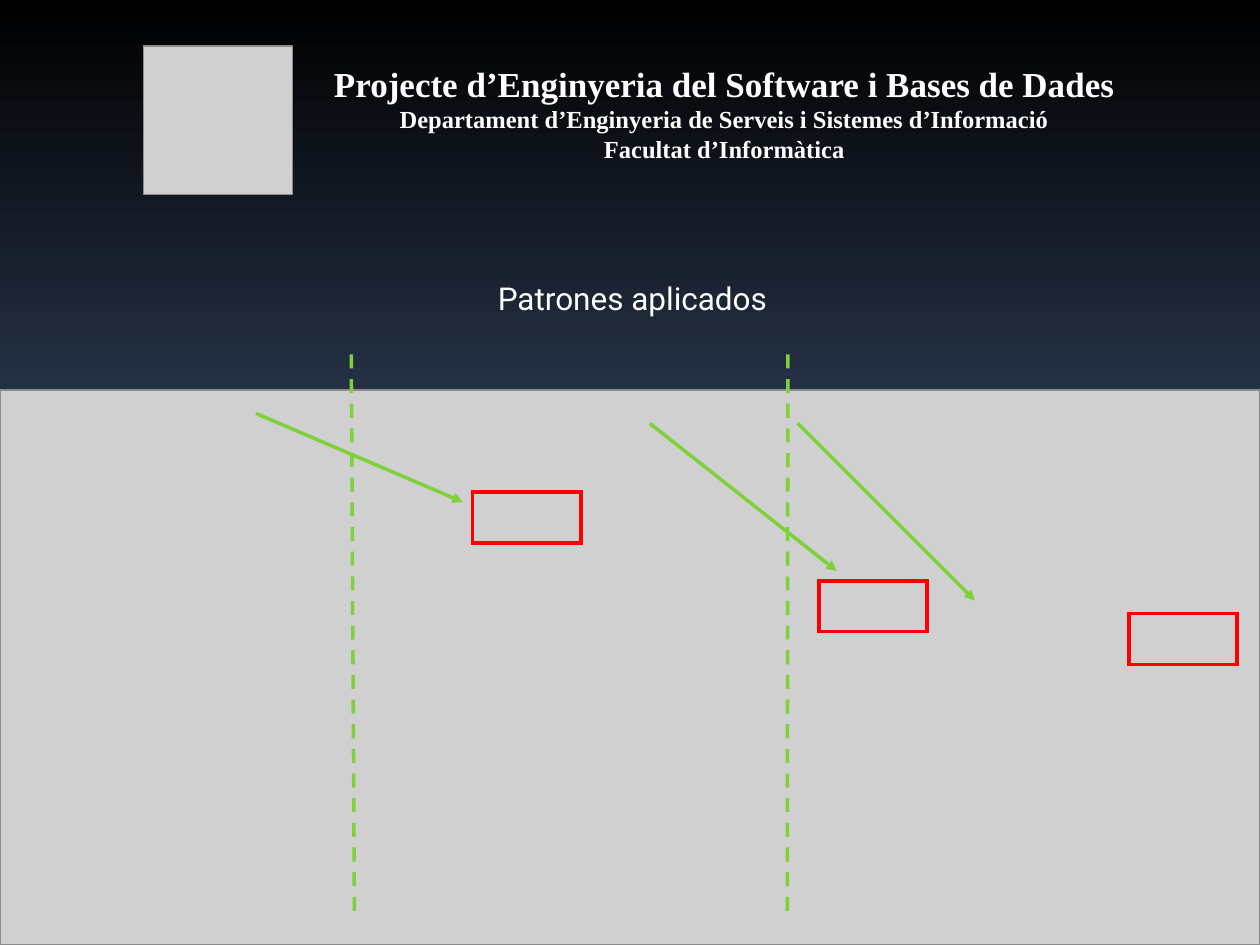
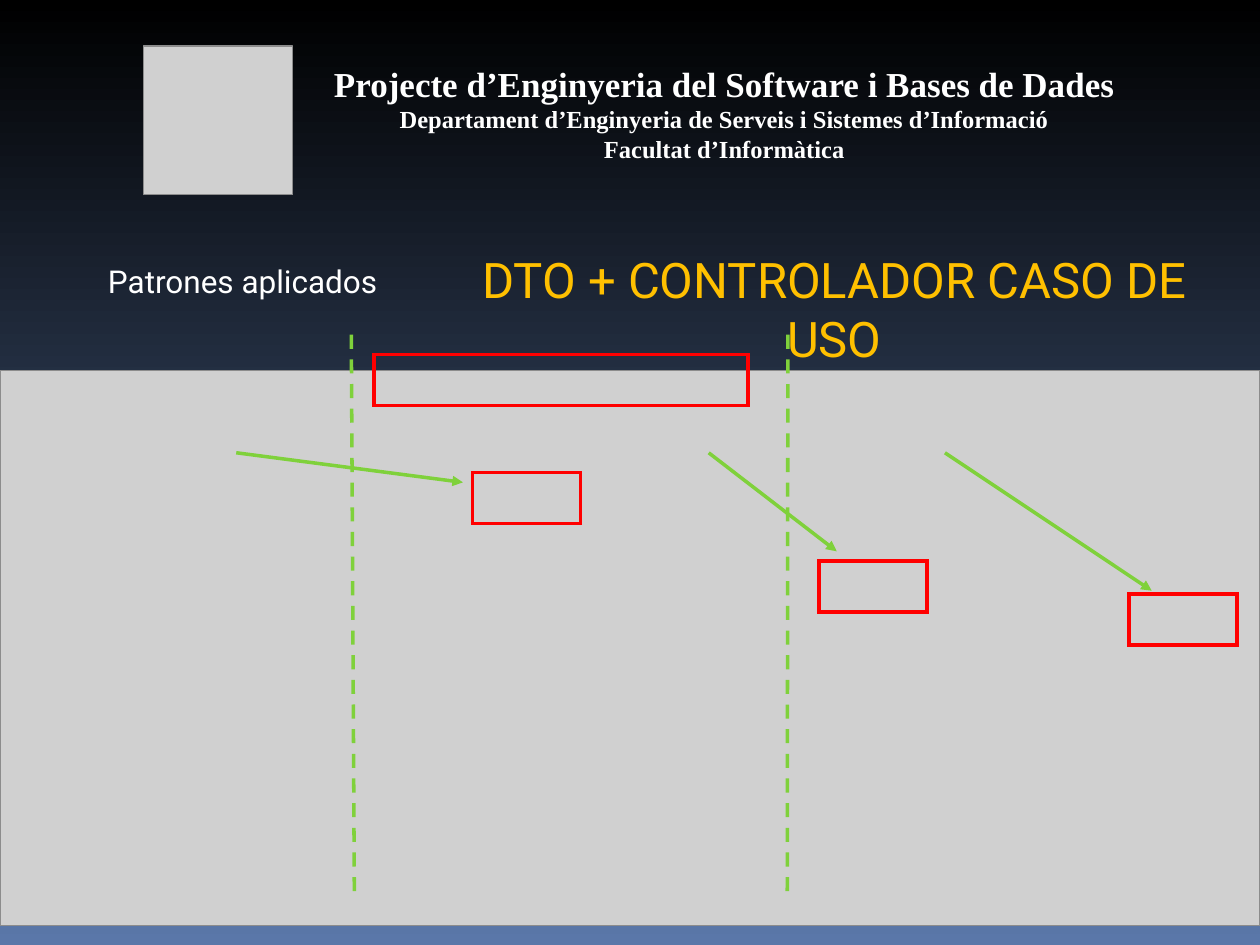
Before and after one commit to mvm9289/escfib, a slide deck: slide 18 of Docs/0910Q2-08-E-1.0-Presentacion.ppt (slide 17 before the commit). Drawn at 1260x945 pixels with LibreOffice and Linux fonts; fonts in the diff are those of the drawing; grey boxes stand for pictures. Boxes give left, top, right and bottom in pixels: in the first picture for what was removed or moved away, otherwise in the second. Text is boxed around its words. In the diff, an @@ line names an element or a change of style, - is before the commit and + after.

```diff
--- a/Docs/0910Q2-08-E-1.0-Presentacion.ppt
+++ b/Docs/0910Q2-08-E-1.0-Presentacion.ppt
@@ text "Patrones aplicados": place and size @@
-text "Patrones aplicados" at box(498, 286, 767, 317)
+text "Patrones aplicados" at box(108, 269, 378, 300)
@@ text added at box(482, 262, 1186, 369), 28 pt, text #FFC000 @@
+DTO + CONTROLADOR CASO DE USO
@@ rectangle added at box(374, 354, 748, 404), outline #FF0000 2.01 pt @@
@@ arrow moved from (256, 413) - (462, 501) to (236, 452) - (462, 483) @@
@@ arrow moved from (650, 423) - (837, 571) to (708, 452) - (837, 552) @@
@@ arrow moved from (798, 423) - (975, 601) to (945, 452) - (1152, 591) @@
@@ 3 rectangles, 2 lines, 1 picture: place and size @@
-3 rectangles, 2 lines, 1 picture at box(0, 354, 1260, 945)
+3 rectangles, 2 lines, 1 picture at box(0, 335, 1260, 925)
```
Also in this commit, not shown: 17 other slides changed, 1 slide added.
